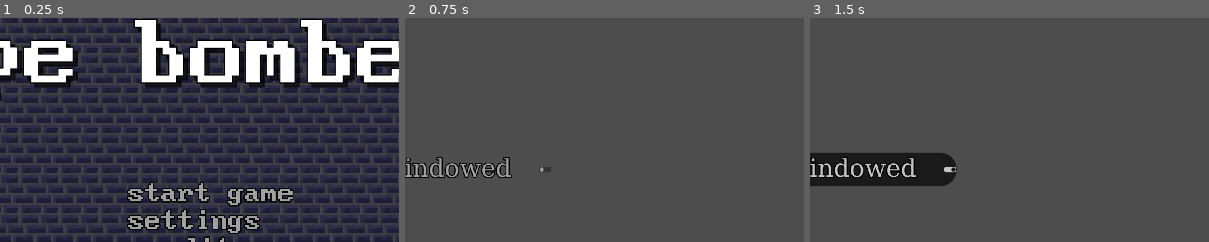
Above: before the commit, frames 1-3 (left to right).
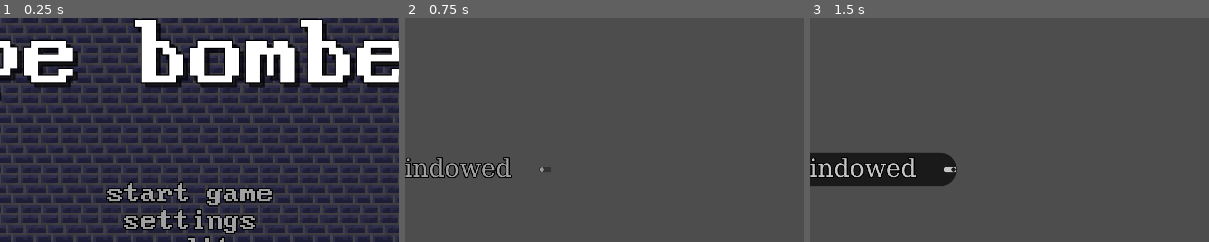
Above: after the commit, the same moments.

Repository: Canapca/NukeDuck
Game: Godot game, scene res://MainMenu/menu.tscn
Two runs of this game, one before a commit and one after it. Both use one fixed random seed, a clock stepped at 60 frames per second and the inputs below.
Inputs:
- Up to frame 1 (0.25 s): no input
- Up to frame 2 (0.75 s): click "settings" at 0.5 s
- Up to frame 3 (1.5 s): click "windowed" at 1.25 s
The pictures show only the part of the screen within x 26-76%, y 1-51%; the shares and areas given below are measured in that part.

The runs differ from the first frame. In frame 1, 4.4% of the frame differs, in the area x 26-74%, y 72-97%; in frame 2, nothing differs; in frame 3, nothing differs.

Commit message:
Cleaned up Aspiire's mess for him cuz he can't do his own job

Diff:
--- a/project/MainMenu/menu.tscn
+++ b/project/MainMenu/menu.tscn
@@ -117,11 +117,11 @@
 label_settings = SubResource("LabelSettings_0ytqx")
 horizontal_alignment = 1
 
-[node name="Button" type="Button" parent="Node"]
+[node name="Start Button" type="Button" parent="Node"]
 layout_mode = 0
-offset_left = 810.0
+offset_left = 760.0
 offset_top = 400.0
-offset_right = 1210.0
+offset_right = 1160.0
 offset_bottom = 466.0
 focus_mode = 0
 theme = ExtResource("1_k3u3f")
@@ -129,33 +129,36 @@
 flat = true
 script = ExtResource("1_ee4bf")
 
-[node name="Button" type="Button" parent="Node/Button"]
+[node name="Settings button" type="Button" parent="Node"]
 layout_mode = 0
-offset_top = 66.0
-offset_right = 320.0
-offset_bottom = 132.0
+offset_left = 800.0
+offset_top = 466.0
+offset_right = 1120.0
+offset_bottom = 532.0
 focus_mode = 0
 theme = SubResource("Theme_eh0v1")
 text = "settings"
 flat = true
 script = ExtResource("2_kbped")
 
-[node name="Button" type="Button" parent="Node/Button/Button"]
+[node name="Credits Button" type="Button" parent="Node"]
 layout_mode = 0
-offset_top = 66.0
-offset_right = 300.0
-offset_bottom = 132.0
+offset_left = 810.0
+offset_top = 532.0
+offset_right = 1110.0
+offset_bottom = 598.0
 focus_mode = 0
 theme = SubResource("Theme_eh0v1")
 text = "credits"
 flat = true
 script = ExtResource("3_fj5cn")
 
-[node name="Button" type="Button" parent="Node/Button/Button/Button"]
+[node name="Exit Button" type="Button" parent="Node"]
 layout_mode = 0
-offset_top = 66.0
-offset_right = 300.0
-offset_bottom = 132.0
+offset_left = 810.0
+offset_top = 598.0
+offset_right = 1110.0
+offset_bottom = 664.0
 focus_mode = 0
 theme = SubResource("Theme_eh0v1")
 text = "quit"
